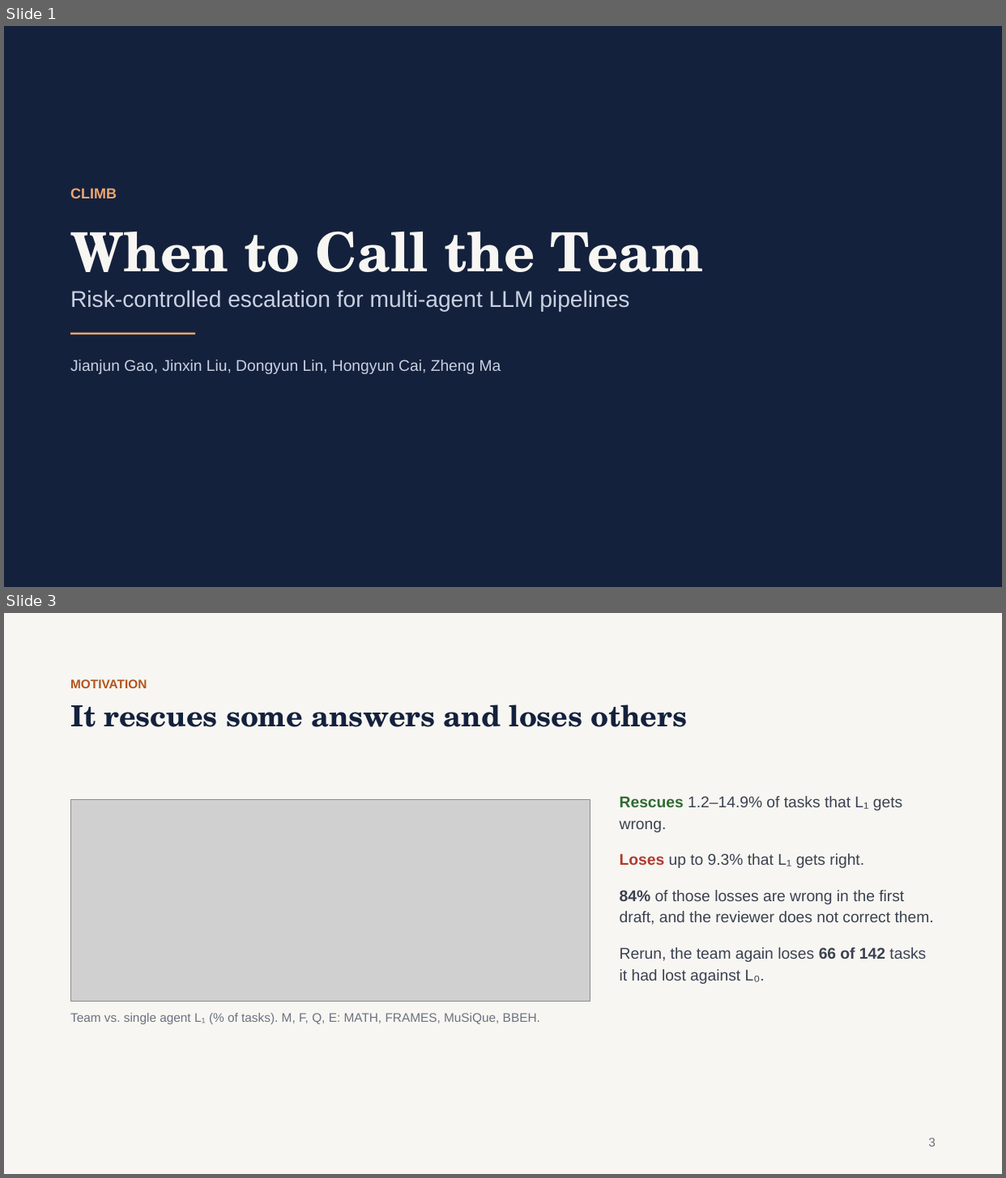
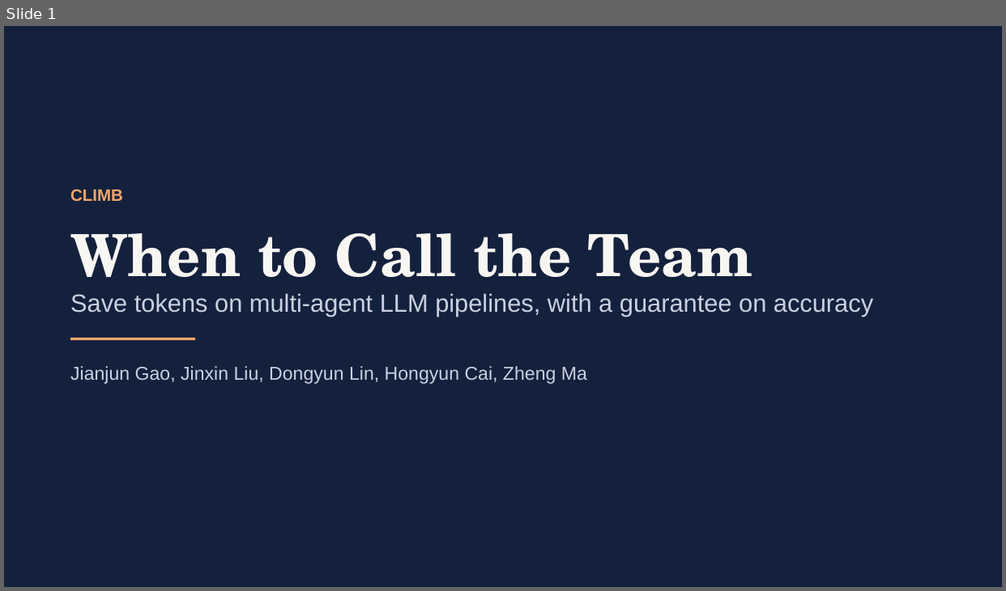
Before and after one commit to gaoj21/tokenbank, a slide deck: slides/CLIMB_talk.pptx. Shown one above the other, each under a label of ours: slides 1 and 3 before the commit, slide 1 after it; the slides between them are not shown. The pictures are 1006x1178 and 1006x591 pixels, drawn with LibreOffice and Linux fonts; fonts in the diff are those of the drawing; grey boxes stand for pictures. Boxes give left, top, right and bottom in pixels: in the first picture for what was removed or moved away, otherwise in the second. Text is boxed around its words. In the diff, an @@ line names an element or a change of style, - is before the commit and + after.

```diff
--- a/slides/CLIMB_talk.pptx
+++ b/slides/CLIMB_talk.pptx
@@ slide 3 removed at (x1=4, y1=613, x2=1002, y2=1174), background #F7F6F2 @@
@@ text removed at (x1=70, y1=679, x2=147, y2=688) @@
-MOTIVATION
@@ text removed at (x1=70, y1=705, x2=687, y2=727) @@
-It rescues some answers and loses others
@@ picture removed at (x1=70, y1=800, x2=590, y2=1002) @@
@@ text removed at (x1=620, y1=796, x2=934, y2=984) @@
-Rescues 1.2–14.9% of tasks that L₁ gets wrong.
-Loses up to 9.3% that L₁ gets right.
-84% of those losses are wrong in the first draft, and the reviewer does not correct them.
-Rerun, the team again loses 66 of 142 tasks it had lost against L₀.
@@ text removed at (x1=70, y1=1013, x2=540, y2=1024) @@
-Team vs. single agent L₁ (% of tasks). M, F, Q, E: MATH, FRAMES, MuSiQue, BBEH.
@@ text removed at (x1=928, y1=1138, x2=936, y2=1147) @@
-3
@@ slide 1 changed as well @@
@@ text "CLIMB" at (x1=70, y1=189, x2=123, y2=201): size 14 to 16 pt @@
@@ text "When to Call the Team" at (x1=70, y1=233, x2=753, y2=296): size 52 to 56 pt @@
@@ text at (x1=70, y1=293, x2=873, y2=317): text changed; size 22 to 24 pt @@
-Risk-controlled escalation for multi-agent LLM pipelines
+Save tokens on multi-agent LLM pipelines, with a guarantee on accuracy
@@ rectangle moved from (x1=70, y1=333, x2=196, y2=335) to (x1=70, y1=338, x2=196, y2=340) @@
@@ text "Jianjun Gao, Jinxin Liu, Dongyun ..." at (x1=70, y1=366, x2=587, y2=384): size 15 to 18 pt @@
```
Also in this commit, not shown: 17 slides added, 17 other slides removed, 14 other files.
